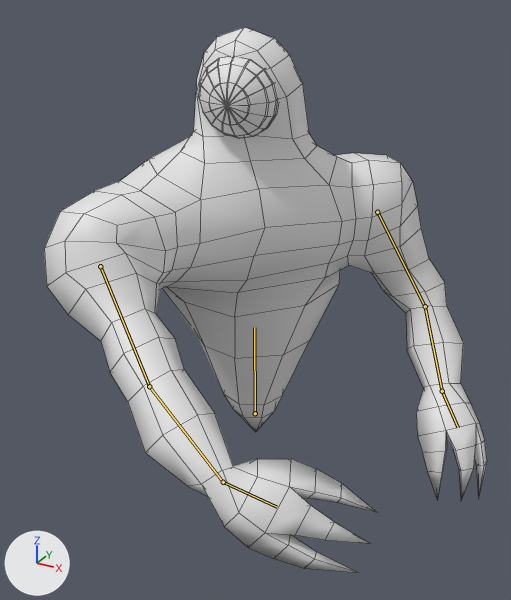
The FBX model Assets/Models/Enemies/Spectre.fbx as it was, and as the next commit left it.
Camera for both pictures: a 50 mm camera at (1.75, -3.17, 3.22) aimed at (0.34, -0.6, 1.93). Arrows for +X, +Y and +Z are at lower left; the lights stay in place. Both versions are drawn at frame 6 of the action 'Armature|Attack'; the numbers are the values there. The bones that change are drawn over the model as lines. Mesh edges are drawn as thin lines.

The first picture shows 'SpectreOutline'.
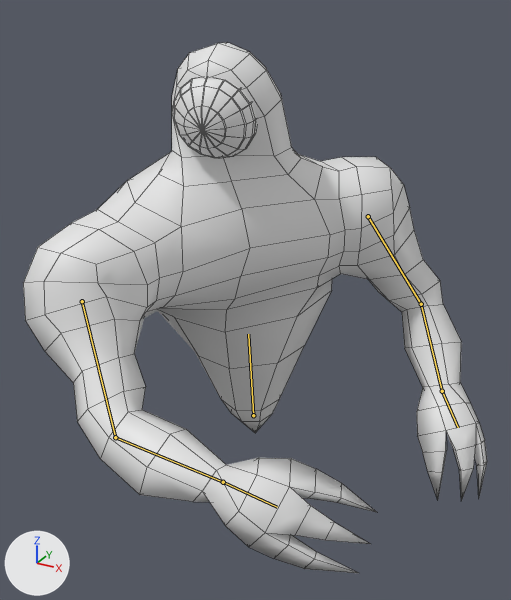
Pixel boxes (x1, y1, x2, y2) of what changed, in the pictures (511 x 600 px):
```json
{"object": "SpectreOutline", "change": "posed", "before": [44, 27, 487, 573], "after": [23, 43, 487, 573]}
{"bone": "Bottom", "before": "(255, 413) to (254, 327)", "after": "(253, 415) to (248, 334)"}
{"bone": "Arm.L", "before": "(377, 212) to (425, 306)", "after": "(368, 216) to (421, 304)"}
{"bone": "Forearm.L", "before": "(425, 306) to (442, 391)", "after": "(421, 304) to (442, 391)"}
{"bone": "Arm.R", "before": "(100, 266) to (149, 386)", "after": "(82, 301) to (115, 437)"}
{"bone": "Forearm.R", "before": "(149, 386) to (223, 482)", "after": "(115, 437) to (223, 482)"}
```

Edits to the scene script, one JSON object a line:
```json
{"block": "bone_bottom", "where": "bone_bottom = bpy.data.objects['Armature'].pose.bones['Bottom']  # child of 'Root'"}
{"op": "set", "path": "bone_bottom.location", "old": "(0.0, 0.076, -0.009)", "new": "(0.0, 0.07, 0.009)"}
{"op": "set", "path": "bone_bottom.rotation_quaternion", "old": "(1.0, 0.018, 0.0, 0.0)", "new": "(0.998, 0.064, 0.0, 0.0)", "note": "degrees (2, 0, 0) -> degrees (7, 0, 0)"}
{"block": "bone_arm_l", "where": "bone_arm_l = bpy.data.objects['Armature'].pose.bones['Arm.L']  # child of 'Shoulder.L'"}
{"op": "set", "path": "bone_arm_l.rotation_quaternion", "old": "(0.929, 0.224, 0.195, 0.222)", "new": "(0.941, 0.19, 0.169, 0.225)", "note": "degrees (31, 15, 31) -> degrees (26, 13, 30)"}
{"block": "bone_forearm_l", "where": "bone_forearm_l = bpy.data.objects['Armature'].pose.bones['Forearm.L']  # child of 'Arm.L'"}
{"op": "set", "path": "bone_forearm_l.rotation_quaternion", "old": "(0.961, 0.276, 0.0, -0.023)", "new": "(0.953, 0.301, 0.0, -0.025)", "note": "degrees (32, 1, -2) -> degrees (35, 1, -3)"}
{"block": "bone_hand_l", "where": "bone_hand_l = bpy.data.objects['Armature'].pose.bones['Hand.L']  # child of 'Forearm.L'"}
{"op": "set", "path": "bone_hand_l.rotation_quaternion", "old": "(0.925, 0.018, -0.335, 0.178)", "new": "(0.924, 0.068, -0.343, 0.154)", "note": "degrees (-6, -39, 24) -> degrees (1, -41, 18)"}
{"block": "bone_arm_r", "where": "bone_arm_r = bpy.data.objects['Armature'].pose.bones['Arm.R']  # child of 'Shoulder.R'"}
{"op": "set", "path": "bone_arm_r.rotation_quaternion", "old": "(0.826, 0.5, -0.073, -0.25)", "new": "(0.856, 0.438, -0.05, -0.269)", "note": "degrees (60, 7, -29) -> degrees (52, 9, -31)"}
{"block": "bone_forearm_r", "where": "bone_forearm_r = bpy.data.objects['Armature'].pose.bones['Forearm.R']  # child of 'Arm.R'"}
{"op": "set", "path": "bone_forearm_r.rotation_quaternion", "old": "(1.0, 0.009, 0.0, 0.001)", "new": "(0.947, 0.319, 0.0, 0.026)", "note": "degrees (1, 0, 0) -> degrees (37, -1, 3)"}
{"block": "bone_hand_r", "where": "bone_hand_r = bpy.data.objects['Armature'].pose.bones['Hand.R']  # child of 'Forearm.R'"}
{"op": "set", "path": "bone_hand_r.rotation_quaternion", "old": "(0.765, 0.031, 0.629, 0.134)", "new": "(0.76, -0.136, 0.634, -0.046)", "note": "degrees (46, 73, 55) -> degrees (-59, 72, -52)"}
```
